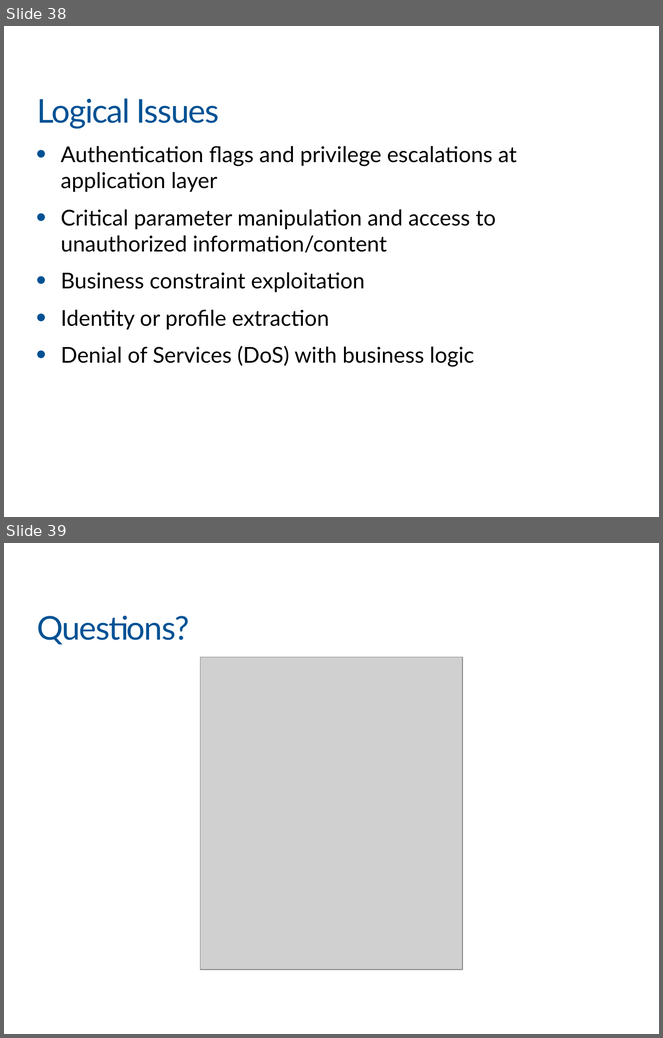
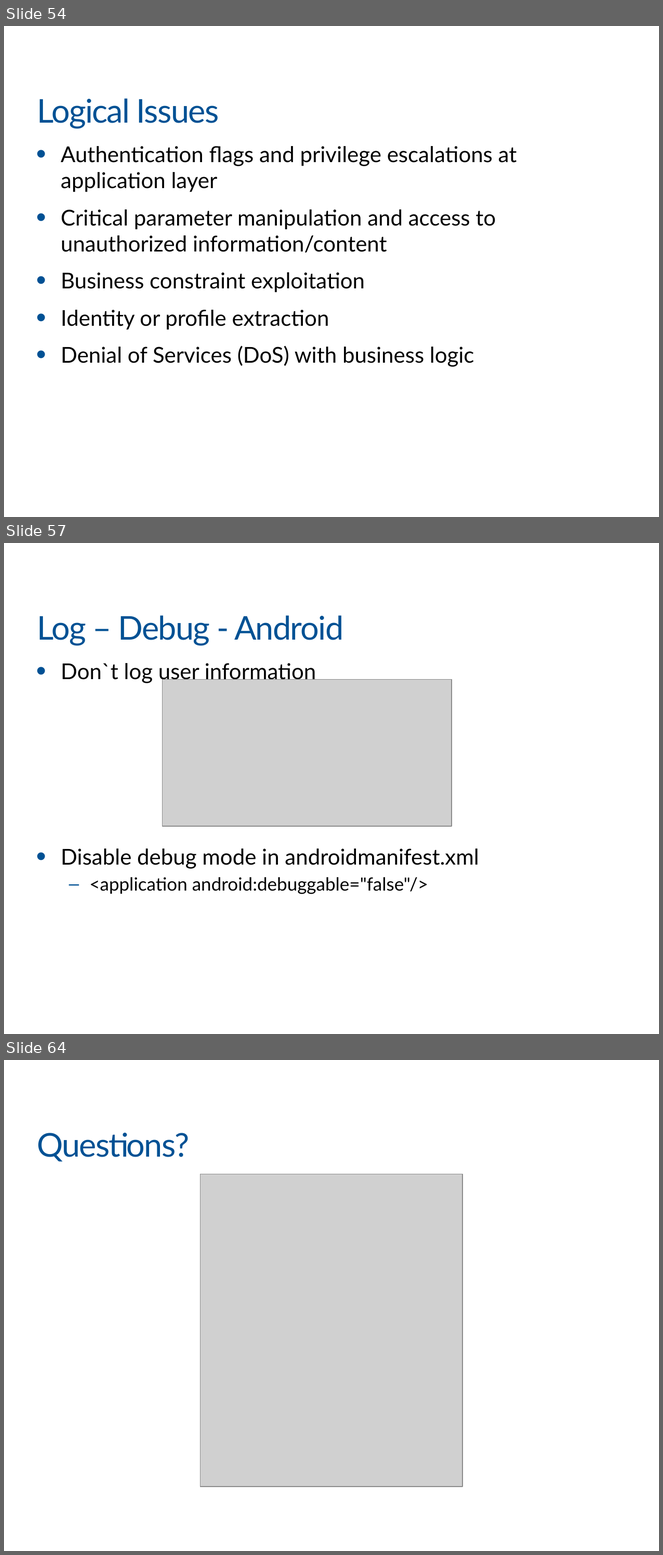
Before and after one commit to khanhnnvn/Mine, a slide deck: xmind/Slide For VIB/VIB_Part5b.pptx. Shown one above the other, each under a label of ours: slides 38 and 39 before the commit, slides 54, 57 and 64 after it; the slides between them are not shown. The pictures are 663x1038 and 663x1555 pixels, drawn with LibreOffice and Linux fonts; fonts in the diff are those of the drawing; grey boxes stand for pictures; background and template pictures are left out. Boxes give left, top, right and bottom in pixels: in the first picture for what was removed or moved away, otherwise in the second. Text is boxed around its words. In the diff, an @@ line names an element or a change of style, - is before the commit and + after.

```diff
--- a/xmind/Slide For VIB/VIB_Part5b.pptx
+++ b/xmind/Slide For VIB/VIB_Part5b.pptx
@@ slide 57 added at (4, 543, 659, 1034), background #FFFFFF @@
@@ title added at (37, 615, 344, 646), 36 pt, text #005194 @@
+Log – Debug - Android
@@ text added at (61, 663, 479, 895), 24 pt, text #000000 @@
+• Don`t log user information
+• Disable debug mode in androidmanifest.xml
+  – <application android:debuggable="false"/>
@@ picture added at (163, 679, 452, 826) @@
@@ what was slide 38 is now slide 54 @@
@@ what was slide 39 is now slide 64 @@
```
Also in this commit, not shown: 2 slides changed, 24 other slides added, 2 other files.
